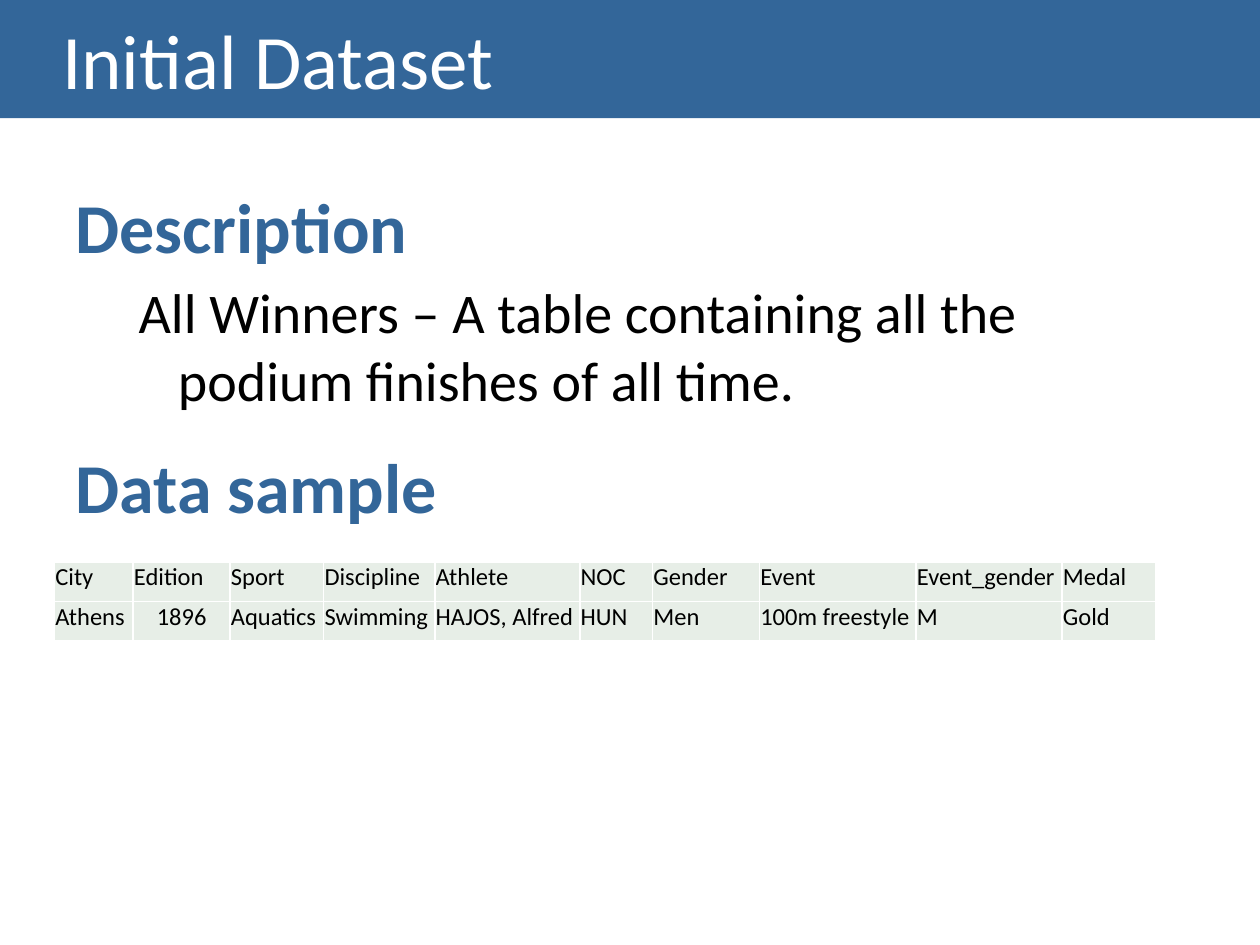
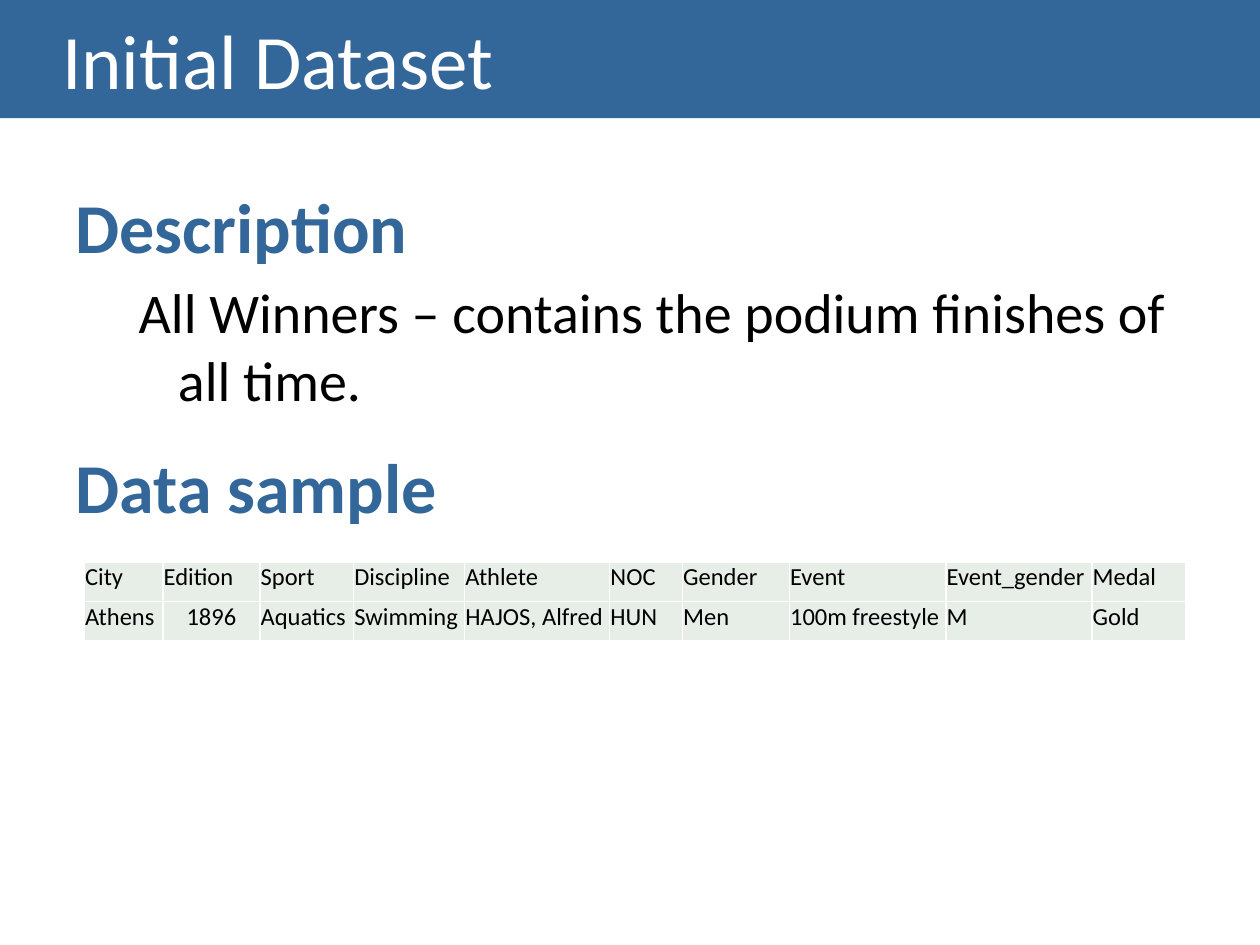
Before and after one commit to carboned4/V_I_2015_1, a slide deck: slide 3 of checkpoint2/G01A - Checkpoint2 Presentation.pptx. Drawn at 1260x945 pixels with LibreOffice and Linux fonts; fonts in the diff are those of the drawing. Boxes give left, top, right and bottom in pixels: in the first picture for what was removed or moved away, otherwise in the second. Text is boxed around its words. In the diff, an @@ line names an element or a change of style, - is before the commit and + after.

```diff
--- a/checkpoint2/G01A - Checkpoint2 Presentation.pptx
+++ b/checkpoint2/G01A - Checkpoint2 Presentation.pptx
@@ text at box(139, 294, 1165, 402): text changed @@
-  All Winners – A table containing all the podium finishes of all time.
+  All Winners – contains the podium finishes of all time.
@@ table: place and size @@
-table at box(54, 562, 1154, 641)
+table at box(84, 562, 1184, 641)
```
Also in this commit, not shown: 6 other files.
